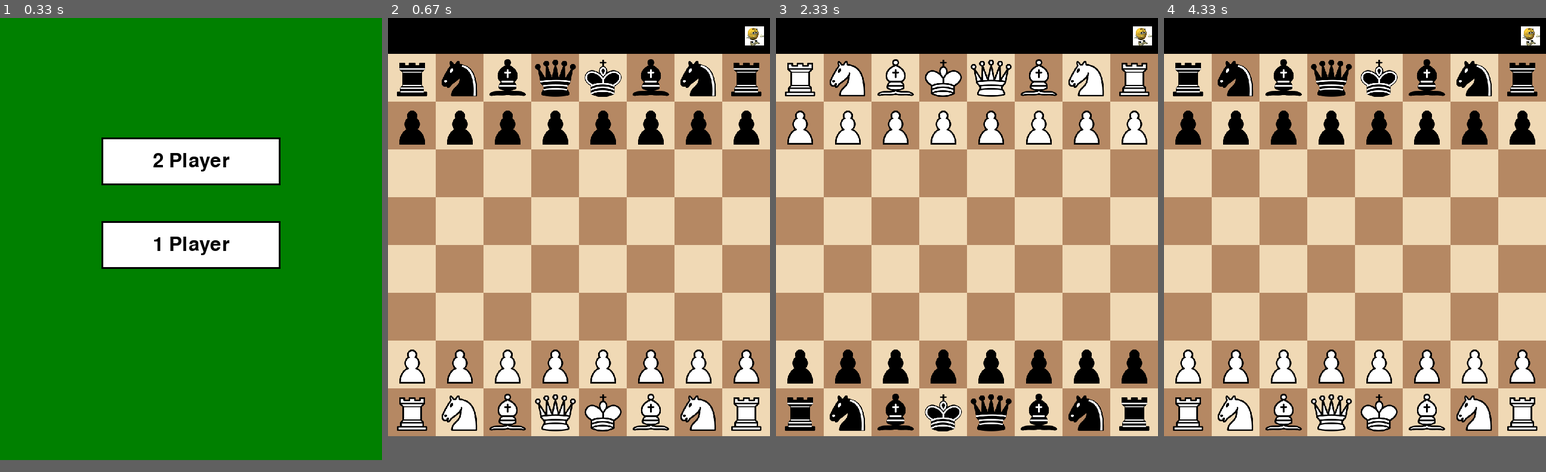
Above: before the commit, frames 1-4 (left to right).
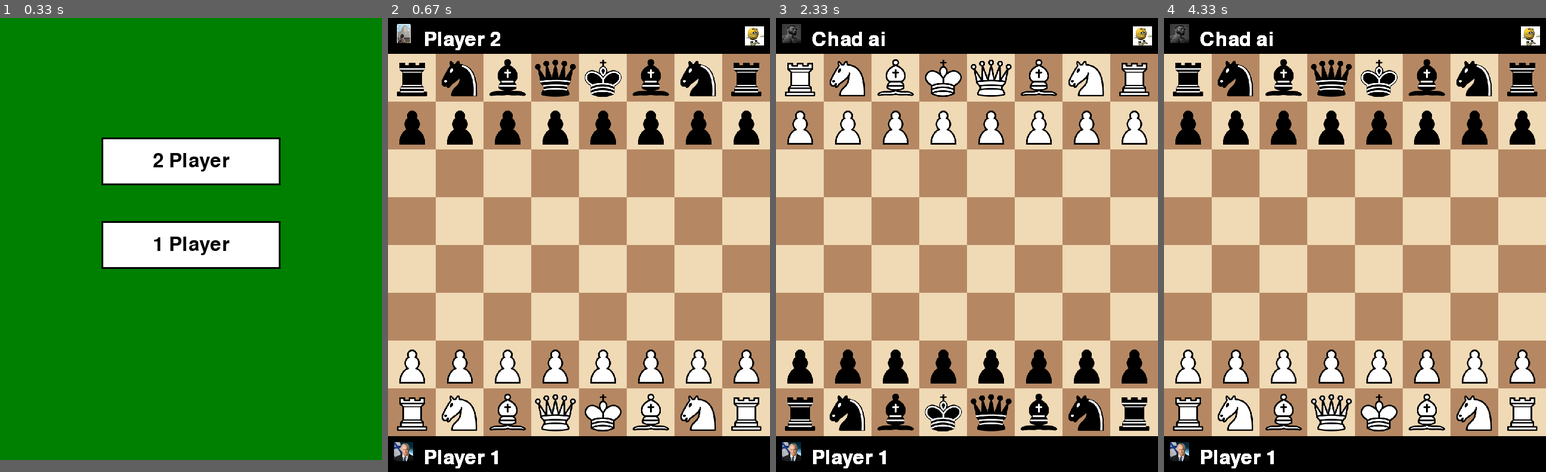
Above: after the commit, the same moments.

Repository: eladk333/Chess
Game: pygame game, started from main.py
Two runs of this game, one before a commit and one after it. Both use one fixed random seed, a clock stepped at 60 frames per second and the inputs below.
Inputs (mouse positions are in pixels of both pictures, inside the frame that each line leads up to):
- Up to frame 1 (0.33 s): no input
- Up to frame 2 (0.67 s): press the mouse at (579, 163) at 0.37 s; move the mouse to (571, 140) at 0.47 s; release the mouse at (563, 117) at 0.6 s
- Up to frame 3 (2.33 s): press the mouse at (967, 163) at 0.7 s; move the mouse to (986, 258) at 0.8 s; release the mouse at (1001, 358) at 0.93 s; press the mouse at (1142, 36) at 1.03 s; move the mouse to (1016, 104) at 1.13 s; release the mouse at (886, 172) at 1.27 s; press the mouse at (967, 195) at 1.37 s; move the mouse to (951, 145) at 1.47 s; release the mouse at (936, 99) at 1.6 s; press the mouse at (967, 245) at 1.7 s; move the mouse to (963, 272) at 1.8 s; release the mouse at (963, 299) at 1.93 s; press the mouse at (1024, 222) at 2.03 s; move the mouse to (1009, 313) at 2.13 s; release the mouse at (993, 408) at 2.27 s
- Up to frame 4 (4.33 s): press the mouse at (1530, 36) at 2.37 s; move the mouse to (1488, 122) at 2.47 s; release the mouse at (1450, 204) at 2.6 s; press the mouse at (1355, 136) at 2.7 s; move the mouse to (1316, 208) at 2.8 s; release the mouse at (1274, 281) at 2.93 s; press the mouse at (1530, 36) at 3.03 s; move the mouse to (1385, 140) at 3.13 s; release the mouse at (1240, 249) at 3.27 s; press the mouse at (1355, 195) at 3.37 s; move the mouse to (1324, 290) at 3.47 s; release the mouse at (1290, 390) at 3.6 s; press the mouse at (1355, 245) at 3.7 s; move the mouse to (1377, 272) at 3.8 s; release the mouse at (1400, 304) at 3.93 s; click "White" at 4.05 s
In frame 2 the window is 640x700 before the commit and 640x760 after it. Grey fills any space a smaller window leaves; there, only what the larger window draws over its background counts as a difference.

Frame 1 is identical in both runs. In frame 2, 0.9% of the frame differs, in the area x 1-30%, y 1-100%; in frame 3, 1.0%, in the area x 1-29%, y 1-100%; in frame 4, 1.0%.

Commit message:
Added player names and icons

Diff:
--- a/game.py
+++ b/game.py
@@ -1,10 +1,13 @@
 import pygame
-from ui.pygame_ui import draw_board, load_piece_images, draw_pieces
+from ui.pygame_ui import draw_board, load_piece_images, draw_pieces, draw_player_info
 from rules import get_legal_moves, is_checkmate, is_in_check
 from ui.layout import BoardArea
 from options import show_options
 
 TILE_SIZE = 80
+AI_PICTURE = "chad"
+PLAYER1_PICTURE = "bibi"
+PLAYER2_PICTURE = "yoav"
 
 def create_starting_board():
     board = [[None for _ in range(8)] for _ in range(8)]
@@ -26,7 +29,7 @@
 def run_game(vs_ai=False, player_color="white"):
     pygame.init()
 
-    layout = BoardArea(top=60, bottom=0, left=0, right=0, flipped=(vs_ai and player_color == "black"))
+    layout = BoardArea(top=60, bottom=60, left=0, right=0, flipped=(vs_ai and player_color == "black"))
     screen = pygame.display.set_mode((layout.screen_width, layout.screen_height))
     pygame.display.set_caption("Chess Game")
 
@@ -38,6 +41,23 @@
     options_icon = pygame.transform.scale(options_icon, (32, 32))
     options_rect = options_icon.get_rect(topleft=(layout.screen_width - 42, 14))
 
+    ai_icon = pygame.image.load(f"ui/assets/players/{AI_PICTURE}.png")
+    ai_icon = pygame.transform.scale(ai_icon, (32, 32))
+    player1_icon = pygame.image.load(f"ui/assets/players/{PLAYER1_PICTURE}.png")
+    player1_icon = pygame.transform.scale(player1_icon, (32, 32))
+    player2_icon = pygame.image.load(f"ui/assets/players/{PLAYER2_PICTURE}.png")
+    player2_icon = pygame.transform.scale(player2_icon, (32, 32))
+
+    if vs_ai:
+        if player_color == "white":
+            bottom_name, bottom_img = "Player 1", player1_icon
+            top_name, top_img = "Chad ai", ai_icon
+        else:
+            top_name, top_img = "Chad ai", ai_icon
+            bottom_name, bottom_img = "Player 1", player1_icon
+    else:
+        top_name, top_img = "Player 2", player2_icon
+        bottom_name, bottom_img = "Player 1", player1_icon
 
     last_move = None
     selected = None
@@ -56,6 +76,8 @@
     while running:
         draw_board(screen, highlight_squares, layout)
         screen.blit(options_icon, options_rect)
+        draw_player_info(screen, layout, font, top_name, top_img, bottom_name, bottom_img)
+
 
         if dragging and dragged_piece and drag_start:
             row, col = drag_start
--- a/ui/pygame_ui.py
+++ b/ui/pygame_ui.py
@@ -49,3 +49,16 @@
             img = pygame.transform.scale(img, (TILE_SIZE, TILE_SIZE))
             images[key] = img
     return images
+
+def draw_player_info(screen, layout, font, top_name, top_img, bottom_name, bottom_img):
+    # Top
+    if top_img:
+        screen.blit(top_img, (10, 10))
+    top_text = font.render(top_name, True, (255, 255, 255))
+    screen.blit(top_text, (60, 20))
+
+    # Bottom
+    if bottom_img:
+        screen.blit(bottom_img, (10, layout.screen_height - layout.bottom + 10))
+    bottom_text = font.render(bottom_name, True, (255, 255, 255))
+    screen.blit(bottom_text, (60, layout.screen_height - layout.bottom + 20))
Binary file added: ui/assets/players/bibi.png
Binary file added: ui/assets/players/chad.png
